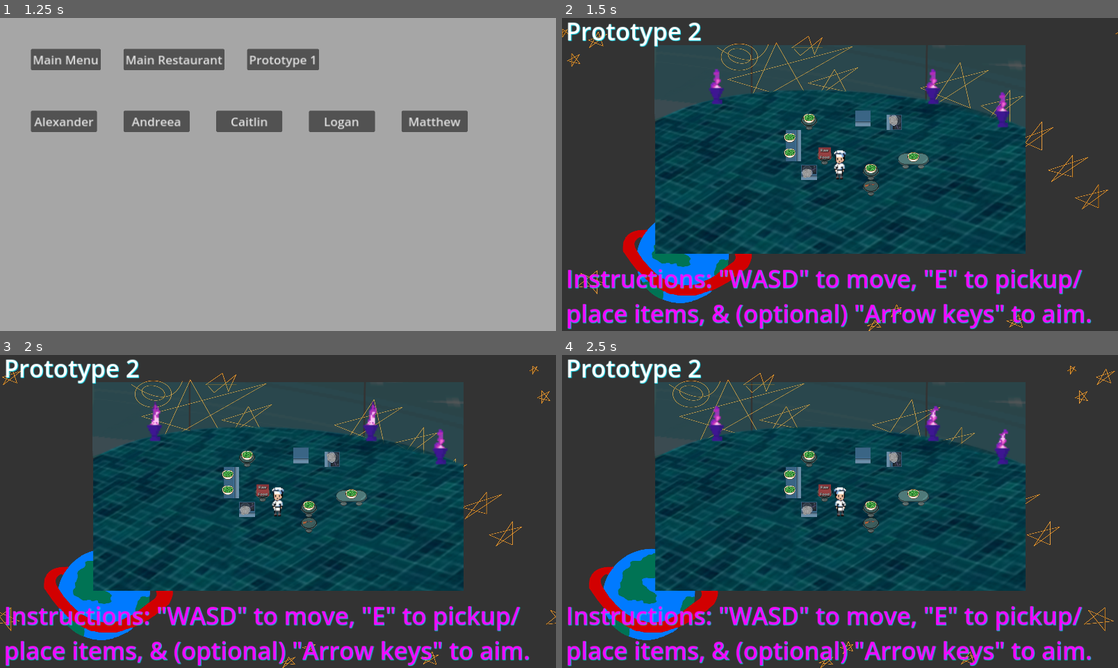
Above: before the commit, frames 1-4 (two rows, left to right).
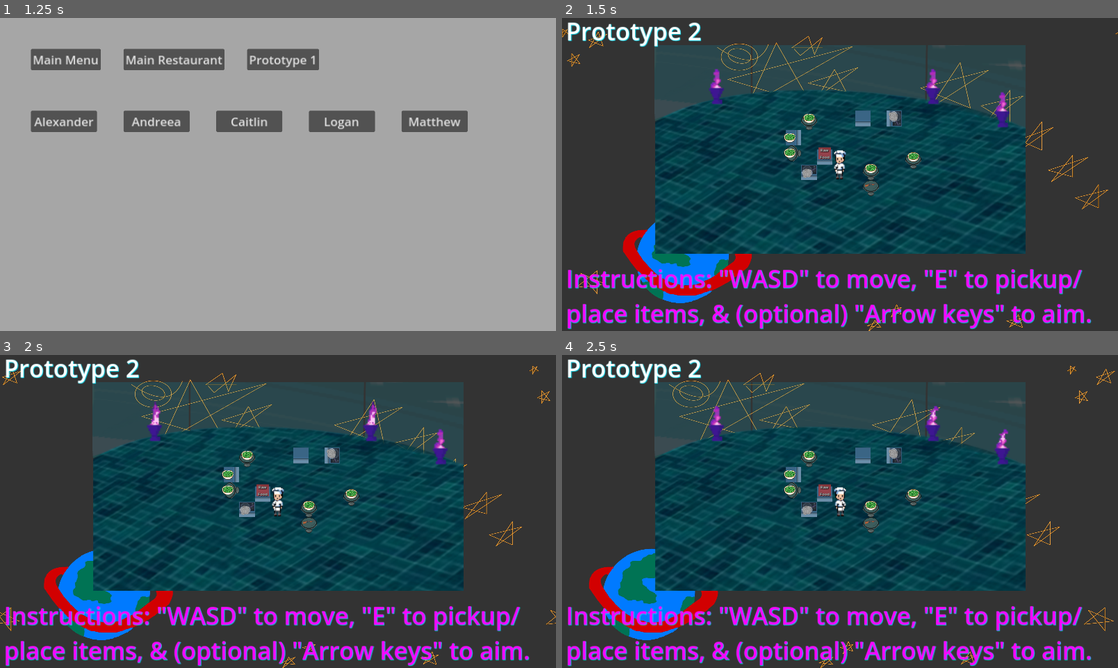
Above: after the commit, the same moments.

Repository: Alexander-Worley/Outer-Plates
Game: Godot game, scene res://Scenes/MainMenu/mainMenu.tscn
Two runs of this game, one before a commit and one after it. Both use one fixed random seed, a clock stepped at 60 frames per second and the inputs below.
Inputs (mouse positions are in pixels of both pictures, inside the frame that each line leads up to):
- Up to frame 1 (1.25 s): click (278, 246) at 0.5 s
- Up to frame 2 (1.5 s): click "Main Restaurant" at 1.25 s
- Up to frame 3 (2 s): no input
- Up to frame 4 (2.5 s): hold Right (face_right) from 2.03 s (still down); hold E (pickup) from 2.03 s (still down)

Frame 1 is identical in both runs. In frame 2, 0.4% of the frame differs, in the area x 40-66%, y 29-49%; in frame 3, 0.4%; in frame 4, 0.4%.

Commit message:
Updated Dev Tools

Diff:
--- a/DevScenes/Alexander/Alexander.tscn
+++ b/DevScenes/Alexander/Alexander.tscn
@@ -1,9 +1,8 @@
-[gd_scene load_steps=8 format=3 uid="uid://cq4rjomlqw06p"]
+[gd_scene load_steps=7 format=3 uid="uid://cq4rjomlqw06p"]
 
 [ext_resource type="PackedScene" uid="uid://b233dqvocmp88" path="res://Scenes/Restaurant/BG/BGrestaurant.tscn" id="1_kqqf8"]
 [ext_resource type="Texture2D" uid="uid://bu6tn7cysqhjy" path="res://Assets/BGs/planet-1-dining-no-space-background.png" id="2_udwln"]
 [ext_resource type="PackedScene" uid="uid://btugtq4bxfaeh" path="res://Scenes/Restaurant/PlainSurface/plainSurface.tscn" id="3_gejkp"]
-[ext_resource type="Texture2D" uid="uid://w6mky47wi66h" path="res://Assets/Interactables/PlainSurfaces/square-counter.png" id="4_0w7w7"]
 [ext_resource type="PackedScene" uid="uid://d1ahdwi2ft7k0" path="res://Scenes/Restaurant/Player/player.tscn" id="5_2orcc"]
 
 [sub_resource type="RectangleShape2D" id="RectangleShape2D_x5j51"]
@@ -62,16 +61,9 @@
 
 [node name="PlainSurface" parent="Surfaces" instance=ExtResource("3_gejkp")]
 position = Vector2(640, 320)
-direction = null
-width = null
-height = null
 
 [node name="PlainSurface2" parent="Surfaces" instance=ExtResource("3_gejkp")]
 position = Vector2(512, 320)
-direction = null
-width = null
-height = null
-texture = ExtResource("4_0w7w7")
 
 [node name="Players" type="Node2D" parent="."]
 
--- a/Scenes/Restaurant/PlainSurface/plainSurface.gd
+++ b/Scenes/Restaurant/PlainSurface/plainSurface.gd
@@ -4,6 +4,7 @@
 var centerOfSurface = Vector2.ZERO
 var isHolding: bool = false
 var holdableOnSurface: Area2D = null
+@export_category("Developer Tools :0")
 @export_enum("Up", "Right", "Down", "Left") var direction: int = 0
 @export var width: int = 1
 @export var height: int = 1
--- a/Scenes/Restaurant/restaurant.tscn
+++ b/Scenes/Restaurant/restaurant.tscn
@@ -9,7 +9,6 @@
 [ext_resource type="Texture2D" uid="uid://w6mky47wi66h" path="res://Assets/Interactables/PlainSurfaces/square-counter.png" id="5_rtq4x"]
 [ext_resource type="PackedScene" uid="uid://r0sqnmyx2q5r" path="res://Scenes/Restaurant/TestItems/testWeapon.tscn" id="6_0lq2q"]
 [ext_resource type="PackedScene" uid="uid://dtdmt8ydsnyci" path="res://Scenes/Restaurant/TestItems/testFoodForStove.tscn" id="6_uutht"]
-[ext_resource type="Texture2D" uid="uid://cuawvf5dcoirc" path="res://Assets/Interactables/PlainSurfaces/table-oval.png" id="7_nodf1"]
 [ext_resource type="PackedScene" uid="uid://cuek2wfflpv5k" path="res://Scenes/Restaurant/Environment/lavaLamp.tscn" id="10_f2two"]
 
 [sub_resource type="RectangleShape2D" id="RectangleShape2D_kn11v"]
@@ -103,27 +102,21 @@
 
 [node name="Table3" parent="Surfaces" instance=ExtResource("4_jgfwf")]
 position = Vector2(728, 296)
-width = 2
-texture = ExtResource("7_nodf1")
 
 [node name="TestFood" parent="Surfaces/Table3" instance=ExtResource("3_d20ud")]
 position = Vector2(0, -8)
 
 [node name="Stove" parent="Surfaces" instance=ExtResource("4_x3u6a")]
 position = Vector2(512, 320)
-width = null
-height = null
 texture = ExtResource("5_rtq4x")
 
 [node name="Stove2" parent="Surfaces" instance=ExtResource("4_x3u6a")]
-position = Vector2(688, 216)
+position = Vector2(688, 208)
 direction = 1
-width = null
-height = null
-texture = 1
 
 [node name="Counter" parent="Surfaces" instance=ExtResource("4_jgfwf")]
 position = Vector2(544, 288)
+texture = ExtResource("5_rtq4x")
 
 [node name="TestFoodForStove" parent="Surfaces/Counter" instance=ExtResource("6_uutht")]
 position = Vector2(0, -8)
@@ -149,7 +142,6 @@
 [node name="Counter5" parent="Surfaces" instance=ExtResource("4_jgfwf")]
 position = Vector2(480, 280)
 direction = 3
-texture = ExtResource("5_rtq4x")
 
 [node name="TestFood" parent="Surfaces/Counter5" instance=ExtResource("3_d20ud")]
 position = Vector2(-8, 0)
Not shown: 1 places in Scenes/Restaurant/restaurant.tscn that only renumber resources
